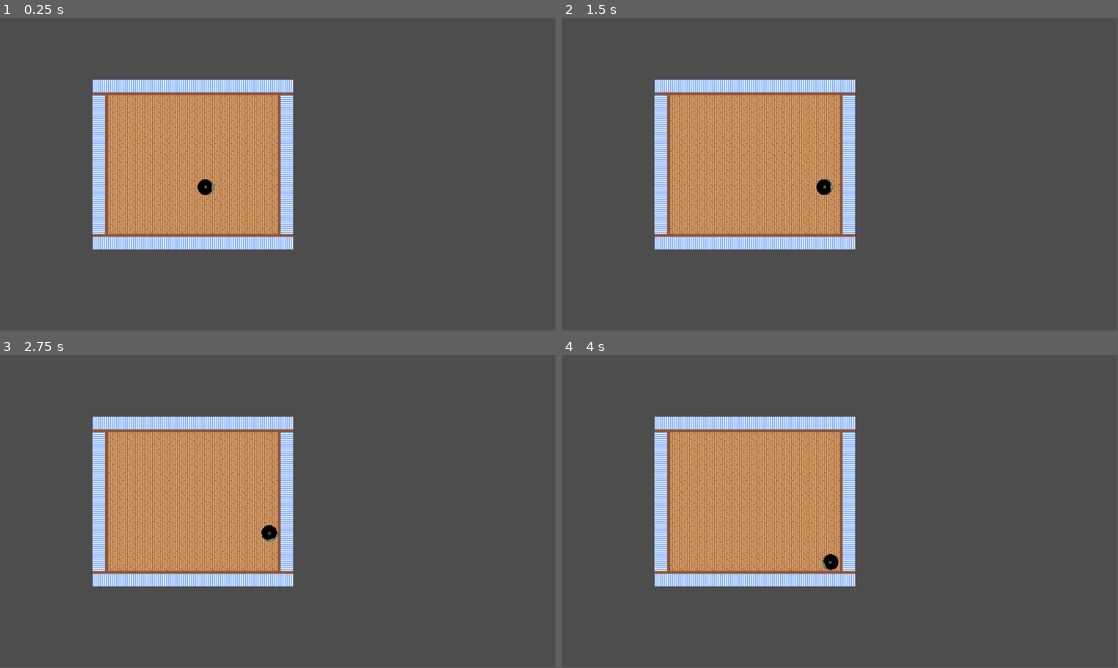
Above: before the commit, frames 1-4 (two rows, left to right).
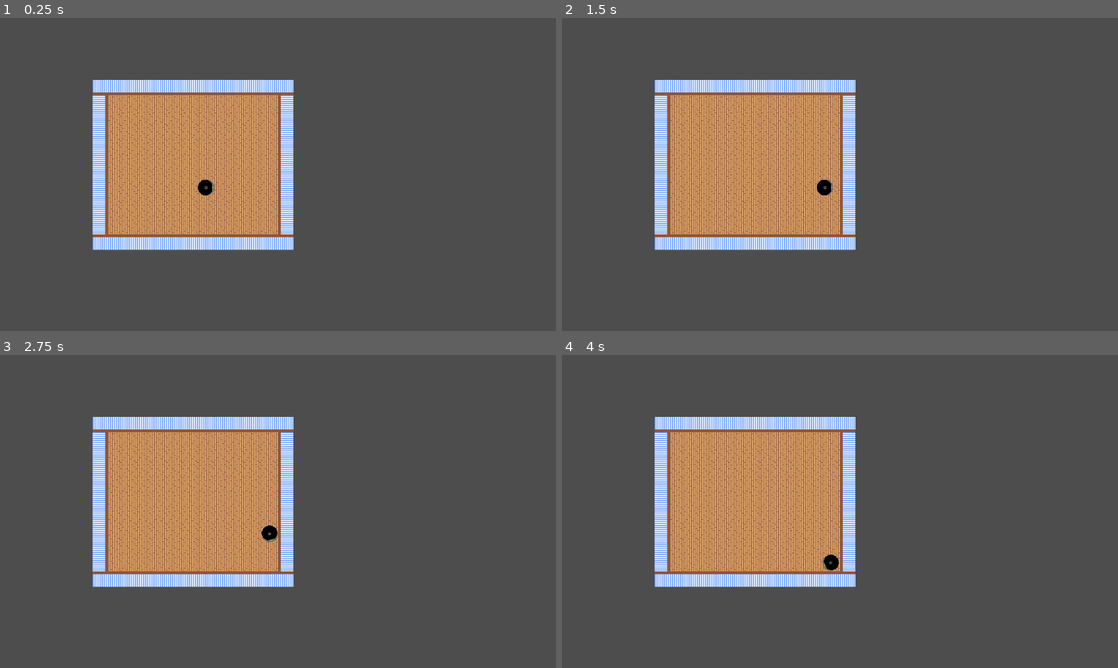
Above: after the commit, the same moments.

Repository: NatYoungren/roombot
Game: Godot game, scene res://scenes/test_level.tscn
Same seed, same stepped clock (60 frames per second), same inputs: the game is played once before the commit and once after it.
Inputs:
- Up to frame 1 (0.25 s): no input
- Up to frame 2 (1.5 s): no input
- Up to frame 3 (2.75 s): no input
- Up to frame 4 (4 s): tap Enter at 3.5 s
In our replay, the window is 799x449 before the commit and 800x450 after it. These sizes can differ from the game's own. Grey fills any space a smaller window leaves; there, only what the larger window draws over its background counts as a difference.

The runs differ from the first frame. In frame 1, 8.4% of the frame differs, in the area x 16-53%, y 19-75%; in frame 2, 8.4%; in frame 3, 8.4%; in frame 4, 8.4%.

Commit message:
Added util, global references, fixed stretch settings

Diff:
--- /dev/null
+++ b/roombot/global/utils.gd
@@ -0,0 +1,8 @@
+## Global singleton for utility methods
+extends Node
+
+func turn_towards(angle: float, target_angle: float, radians: float) -> float:
+	var difference: float = wrapf(target_angle - angle, -PI, PI)
+	if abs(difference) <= radians: return target_angle # NOTE: Not necessary.
+	difference = clampf(difference, -radians, radians)
+	return angle + difference
--- a/roombot/project.godot
+++ b/roombot/project.godot
@@ -15,6 +15,15 @@
 config/features=PackedStringArray("4.5", "Mobile")
 config/icon="res://icon.svg"
 
+[autoload]
+
+Utils="*res://global/utils.gd"
+State="*res://global/state.gd"
+
+[display]
+
+window/stretch/mode="viewport"
+
 [layer_names]
 
 2d_physics/layer_1="Wall"
@@ -22,4 +31,5 @@
 
 [rendering]
 
+textures/canvas_textures/default_texture_filter=0
 renderer/rendering_method="mobile"
Not shown, added: roombot/global/utils.gd.uid
